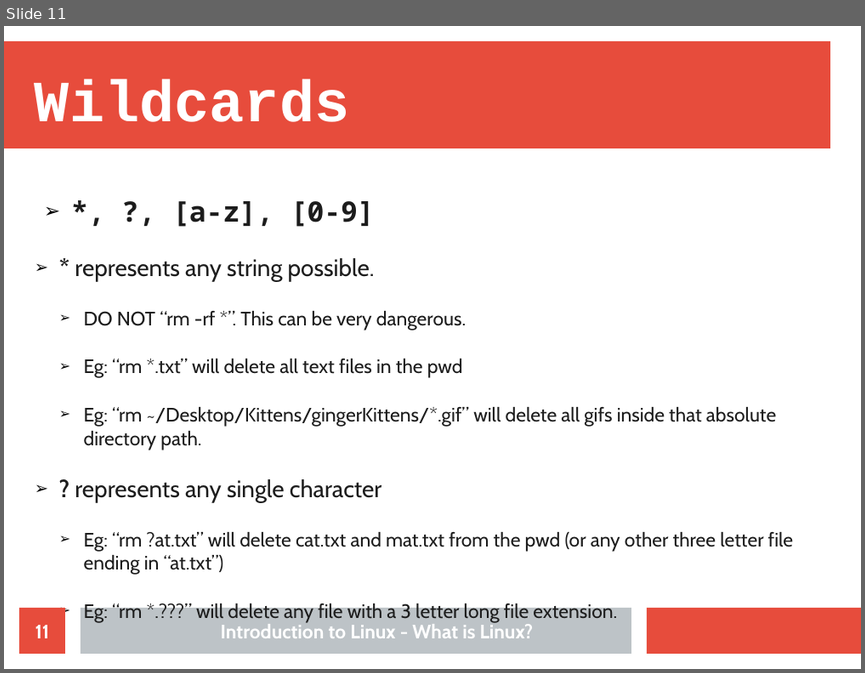
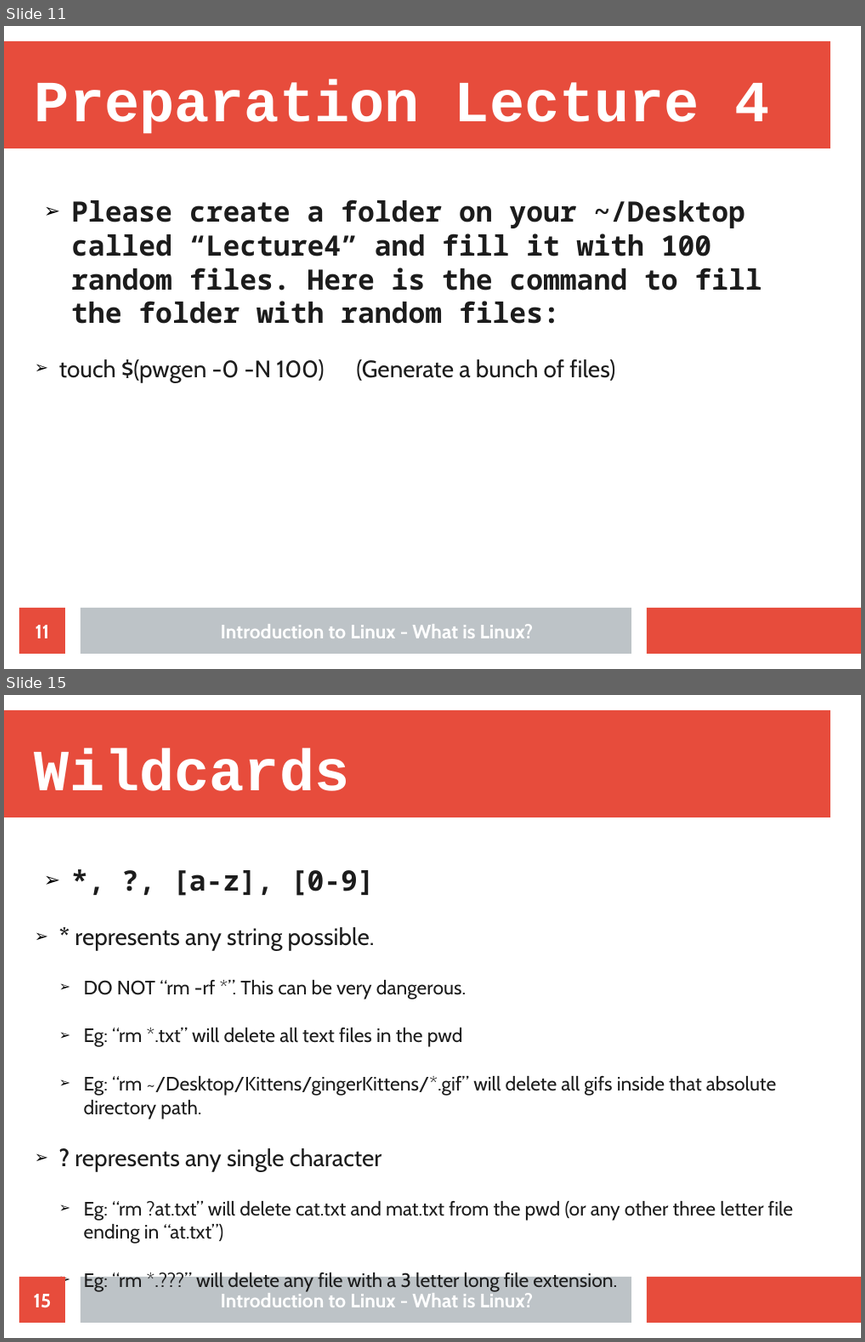
Before and after one commit to Nhlakanipho-Biyela/Intro_To_Linux_Course, a slide deck: Lecture_Slides/Lecture_3/ITL_Lecture_3_Basic_Commands.odp. Shown one above the other, each under a label of ours: slide 11 before the commit, slides 11 and 15 after it; the slides between them are not shown. The pictures are 865x673 and 865x1342 pixels, drawn with LibreOffice and Linux fonts; fonts in the diff are those of the drawing; background and template pictures are left out. Boxes give left, top, right and bottom in pixels: in the first picture for what was removed or moved away, otherwise in the second. Text is boxed around its words. In the diff, an @@ line names an element or a change of style, - is before the commit and + after.

```diff
--- a/Lecture_Slides/Lecture_3/ITL_Lecture_3_Basic_Commands.odp
+++ b/Lecture_Slides/Lecture_3/ITL_Lecture_3_Basic_Commands.odp
@@ slide 11 added at box(4, 26, 861, 669), background #FFFFFF; not listed: 3 template elements that a slide beside it also shows @@
@@ title added at box(35, 79, 769, 134), 54 pt, text #FFFFFF, bold @@
+Preparation Lecture 4
@@ text added at box(59, 199, 761, 382), 26 pt, text #1C1C1C, bold @@
+➢ Please create a folder on your ~/Desktop called “Lecture4” and fill it with 100 random files. Here is the command to fill the folder with random files:
+  ➢ touch $(pwgen -0 -N 100) (Generate a bunch of files)
@@ page number added at box(19, 607, 65, 653), fill #E74C3C, 18 pt, text #FFFFFF, bold @@
+11
@@ text added at box(221, 624, 534, 638), 18 pt, text #FFFFFF, bold @@
+Introduction to Linux - What is Linux?
@@ what was slide 11 is now slide 15 @@
@@ page number at box(34, 1293, 52, 1308): text changed @@
-11
+15
```
Also in this commit, not shown: 4 other slides added.
